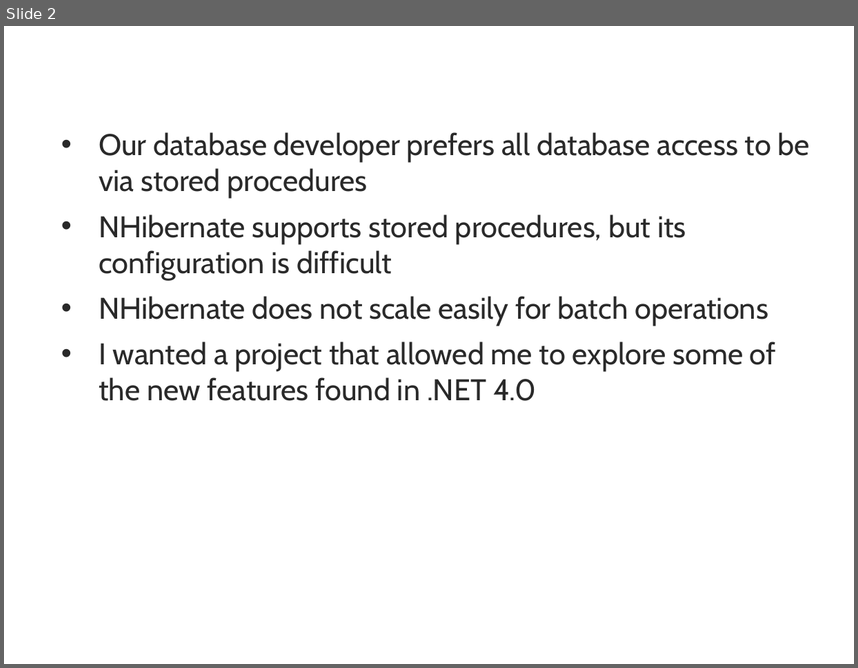
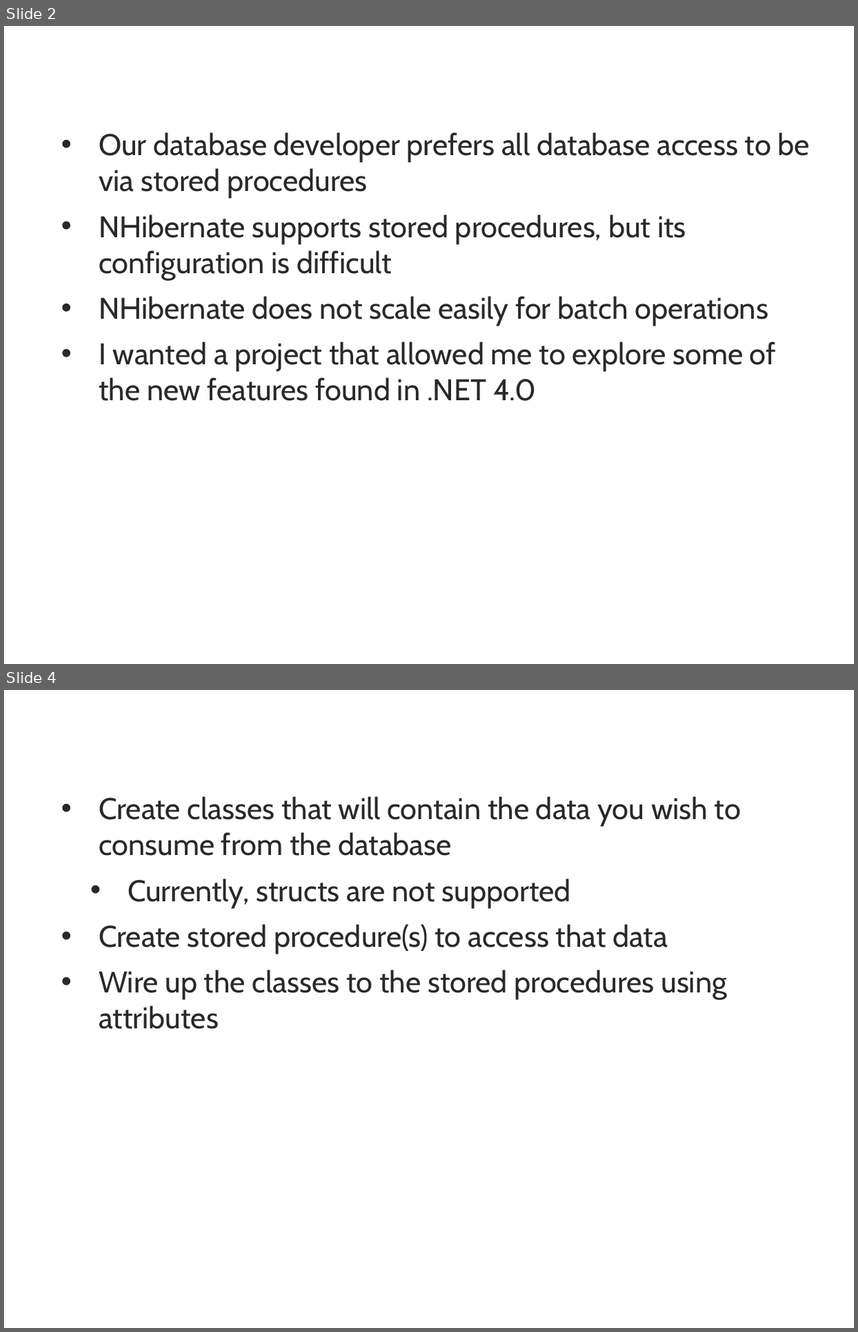
Before and after one commit to PHydrate/PHydrate, a slide deck: doc/PHydrate Presentation.pptx. Shown one above the other, each under a label of ours: slide 2 before the commit, slides 2 and 4 after it; the slides between them are not shown. The pictures are 858x668 and 858x1332 pixels, drawn with LibreOffice and Linux fonts; fonts in the diff are those of the drawing; background and template pictures are left out. Boxes give left, top, right and bottom in pixels: in the first picture for what was removed or moved away, otherwise in the second. Text is boxed around its words. In the diff, an @@ line names an element or a change of style, - is before the commit and + after.

```diff
--- a/doc/PHydrate Presentation.pptx
+++ b/doc/PHydrate Presentation.pptx
@@ slide 4 added at <box>4,690,854,1328</box>, background picture (left out) @@
@@ title added at <box>41,690,818,755</box>, 36 pt, text #FFFFFF, bold @@
+Getting Started
@@ text added at <box>99,796,741,1029</box>, 36 pt, text #292929 @@
+• Create classes that will contain the data you wish to consume from the database
+  • Currently, structs are not supported
+• Create stored procedure(s) to access that data
+• Wire up the classes to the stored procedures using attributes
```
Also in this commit, not shown: 1 slide changed, 1 other slide added.
